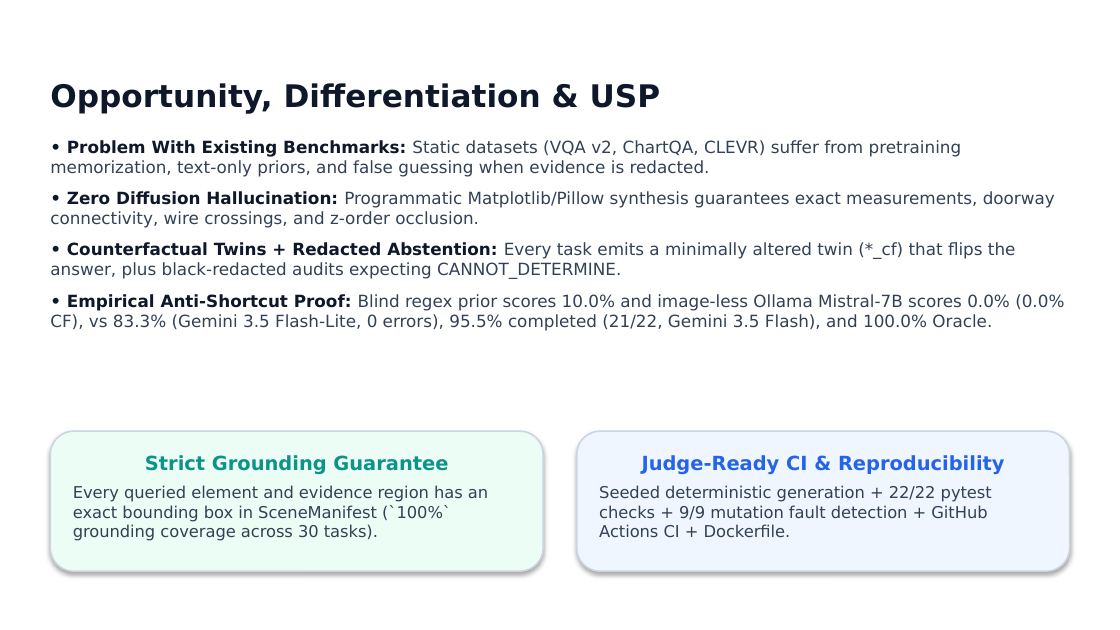
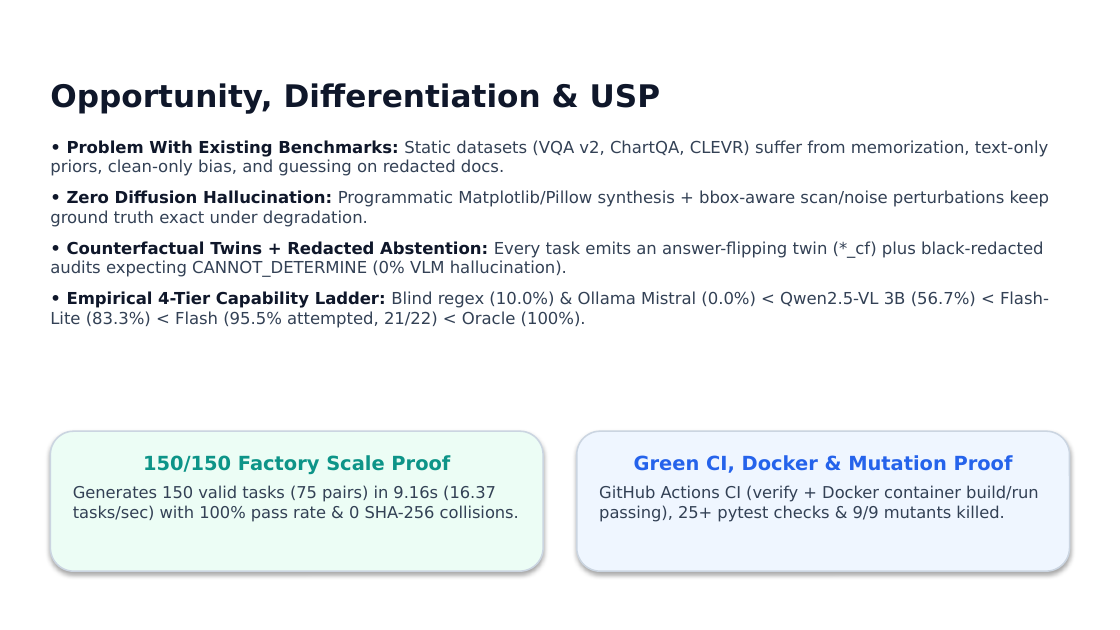
Before and after one commit to anishkarak4-ux/NitroKnight, a slide deck: slide 3 of docs/NitroKnight_Visual_Task_Factory_Submission.pptx. Drawn at 1120x630 pixels with LibreOffice and Linux fonts; fonts in the diff are those of the drawing; background and template pictures are left out. Boxes give left, top, right and bottom in pixels: in the first picture for what was removed or moved away, otherwise in the second. Text is boxed around its words. In the diff, an @@ line names an element or a change of style, - is before the commit and + after.

```diff
--- a/docs/NitroKnight_Visual_Task_Factory_Submission.pptx
+++ b/docs/NitroKnight_Visual_Task_Factory_Submission.pptx
@@ text at (50, 140, 1050, 328): text changed; size 10.8 to 10.6 pt @@
-• Problem With Existing Benchmarks: Static datasets (VQA v2, ChartQA, CLEVR) suffer from pretraining memorization, text-only priors, and false guessing when evidence is redacted.
-• Zero Diffusion Hallucination: Programmatic Matplotlib/Pillow synthesis guarantees exact measurements, doorway connectivity, wire crossings, and z-order occlusion.
-• Counterfactual Twins + Redacted Abstention: Every task emits a minimally altered twin (*_cf) that flips the answer, plus black-redacted audits expecting CANNOT_DETERMINE.
-• Empirical Anti-Shortcut Proof: Blind regex prior scores 10.0% and image-less Ollama Mistral-7B scores 0.0% (0.0% CF), vs 83.3% (Gemini 3.5 Flash-Lite, 0 errors), 95.5% completed (21/22, Gemini 3.5 Flash), and 100.0% Oracle.
+• Problem With Existing Benchmarks: Static datasets (VQA v2, ChartQA, CLEVR) suffer from memorization, text-only priors, clean-only bias, and guessing on redacted docs.
+• Zero Diffusion Hallucination: Programmatic Matplotlib/Pillow synthesis + bbox-aware scan/noise perturbations keep ground truth exact under degradation.
+• Counterfactual Twins + Redacted Abstention: Every task emits an answer-flipping twin (*_cf) plus black-redacted audits expecting CANNOT_DETERMINE (0% VLM hallucination).
+• Empirical 4-Tier Capability Ladder: Blind regex (10.0%) & Ollama Mistral (0.0%) < Qwen2.5-VL 3B (56.7%) < Flash-Lite (83.3%) < Flash (95.5% attempted, 21/22) < Oracle (100%).
@@ text in rounded rectangle at (73, 455, 519, 522): text changed @@
-Strict Grounding Guarantee
-Every queried element and evidence region has an exact bounding box in SceneManifest (`100%` grounding coverage across 30 tasks).
+150/150 Factory Scale Proof
+Generates 150 valid tasks (75 pairs) in 9.16s (16.37 tasks/sec) with 100% pass rate & 0 SHA-256 collisions.
@@ text in rounded rectangle at (599, 455, 1039, 522): text changed @@
-Judge-Ready CI & Reproducibility
-Seeded deterministic generation + 22/22 pytest checks + 9/9 mutation fault detection + GitHub Actions CI + Dockerfile.
+Green CI, Docker & Mutation Proof
+GitHub Actions CI (verify + Docker container build/run passing), 25+ pytest checks & 9/9 mutants killed.
```
Also in this commit, not shown: 5 other slides changed, 1 slide added, 1 slide removed, 30 other files.
